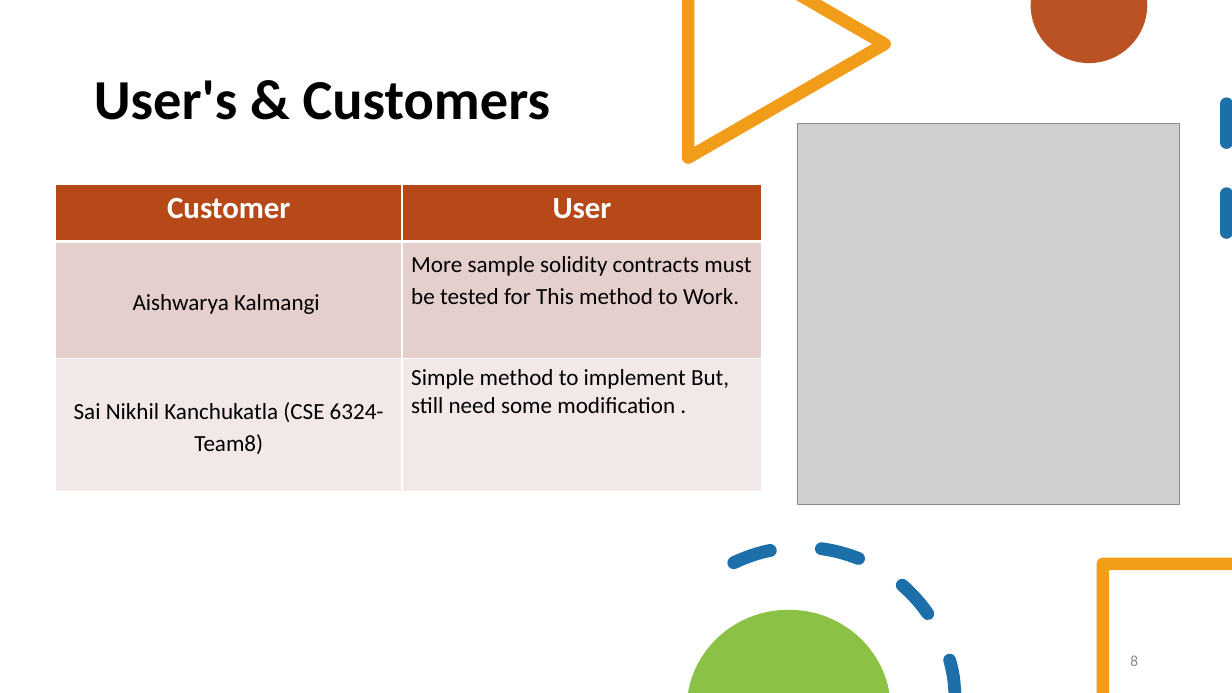
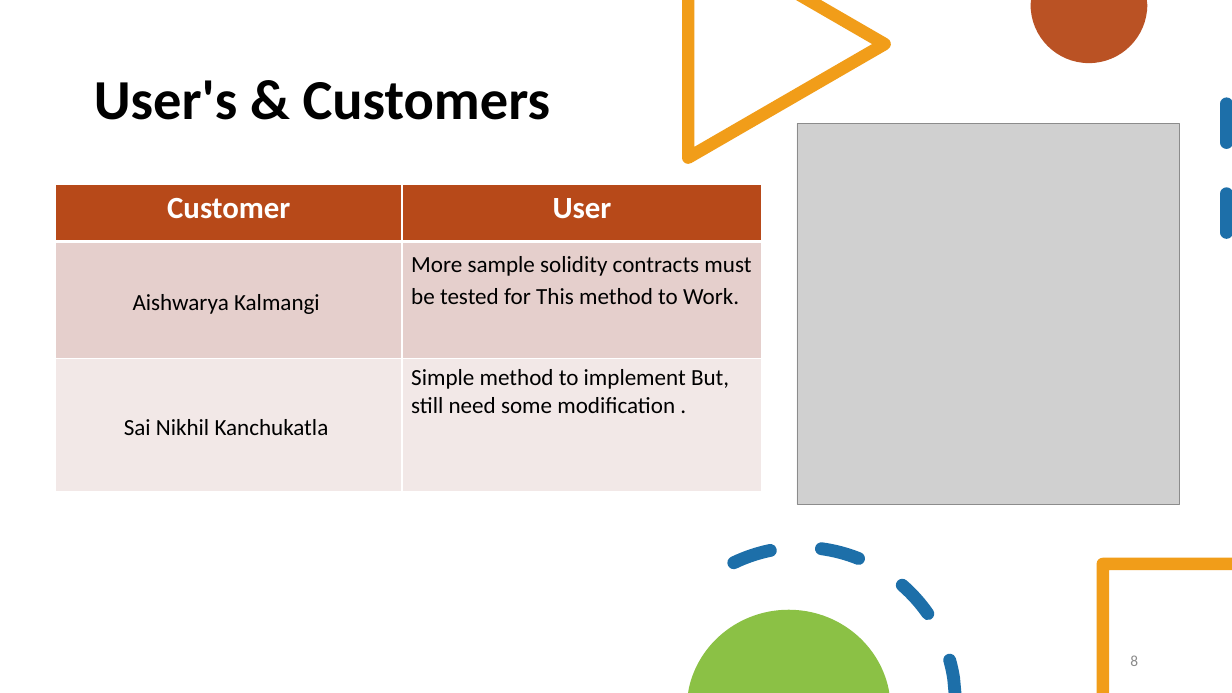
Before and after one commit to saicharan1248/CSE_6324_team_project, a slide deck: slide 10 of Iteration_2/CSE6324_Team1_Iteration2.pptx. Drawn at 1232x693 pixels with LibreOffice and Linux fonts; fonts in the diff are those of the drawing; grey boxes stand for pictures. Boxes give left, top, right and bottom in pixels: in the first picture for what was removed or moved away, otherwise in the second. Text is boxed around its words. In the diff, an @@ line names an element or a change of style, - is before the commit and + after.

```diff
--- a/Iteration_2/CSE6324_Team1_Iteration2.pptx
+++ b/Iteration_2/CSE6324_Team1_Iteration2.pptx
@@ table at [55,185,762,492] @@
-row 3, column 1: Sai Nikhil Kanchukatla (CSE 6324-Team8)
+row 3, column 1: Sai Nikhil Kanchukatla
```
Also in this commit, not shown: 2 other files.
